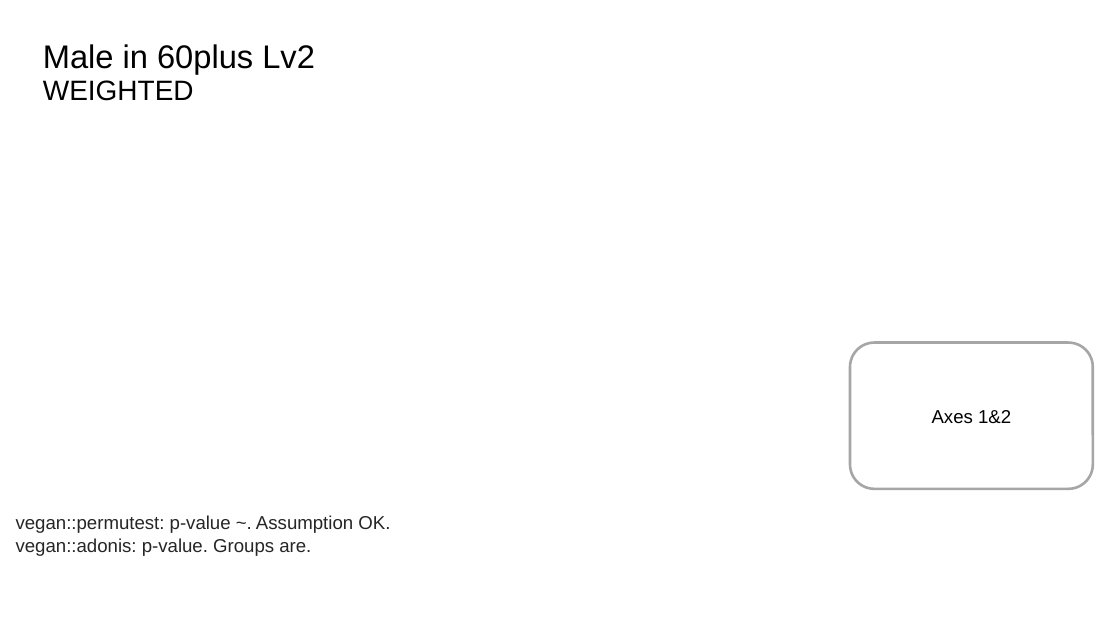
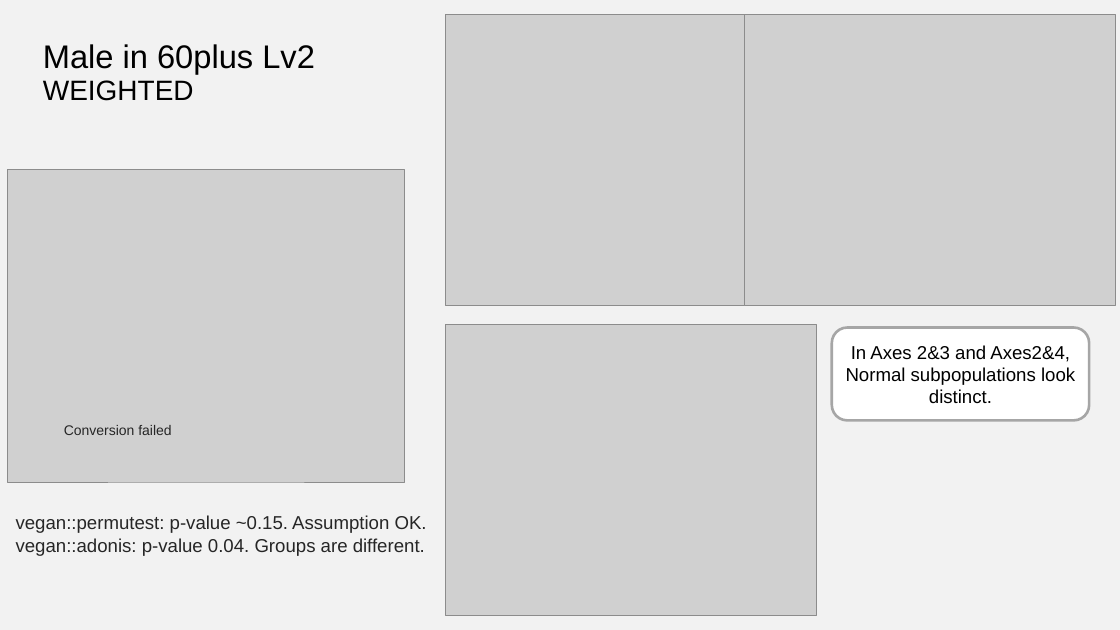
Before and after one commit to computational-nutrition-lab/dietary_patterns, a slide deck: slide 24 of eg_data/NHANES/Laboratory_data/Ordination/Ordination summary.pptx (slide 21 before the commit). Drawn at 1120x630 pixels with LibreOffice and Linux fonts; fonts in the diff are those of the drawing; grey boxes stand for pictures. Boxes give left, top, right and bottom in pixels: in the first picture for what was removed or moved away, otherwise in the second. Text is boxed around its words. In the diff, an @@ line names an element or a change of style, - is before the commit and + after.

```diff
--- a/eg_data/NHANES/Laboratory_data/Ordination/Ordination summary.pptx
+++ b/eg_data/NHANES/Laboratory_data/Ordination/Ordination summary.pptx
@@ background #FFFFFF to #F2F2F2 @@
@@ picture added at [445, 14, 817, 306] @@
@@ picture added at [744, 14, 1116, 306] @@
@@ picture added at [8, 170, 405, 482] @@
@@ picture added at [445, 324, 817, 616] @@
@@ rounded rectangle "In Axes 2&3 and Axes2&4, ...": place and size @@
-rounded rectangle "In Axes 2&3 and Axes2&4, ..." at [850, 343, 1093, 489]
+rounded rectangle "In Axes 2&3 and Axes2&4, ..." at [832, 328, 1089, 421]
@@ text in rounded rectangle at [846, 345, 1075, 403]: text changed @@
-Axes 1&2
+In Axes 2&3 and Axes2&4, Normal subpopulations look distinct.
@@ text added at [64, 425, 171, 435], 12 pt, text #262626 @@
+Conversion failed
@@ text at [16, 515, 427, 556]: text changed @@
-vegan::permutest: p-value ~. Assumption OK.
-vegan::adonis: p-value. Groups are.
+vegan::permutest: p-value ~0.15. Assumption OK.
+vegan::adonis: p-value 0.04. Groups are different.
```
Also in this commit, not shown: 27 other slides changed, 1 slide added, 59 other files.
